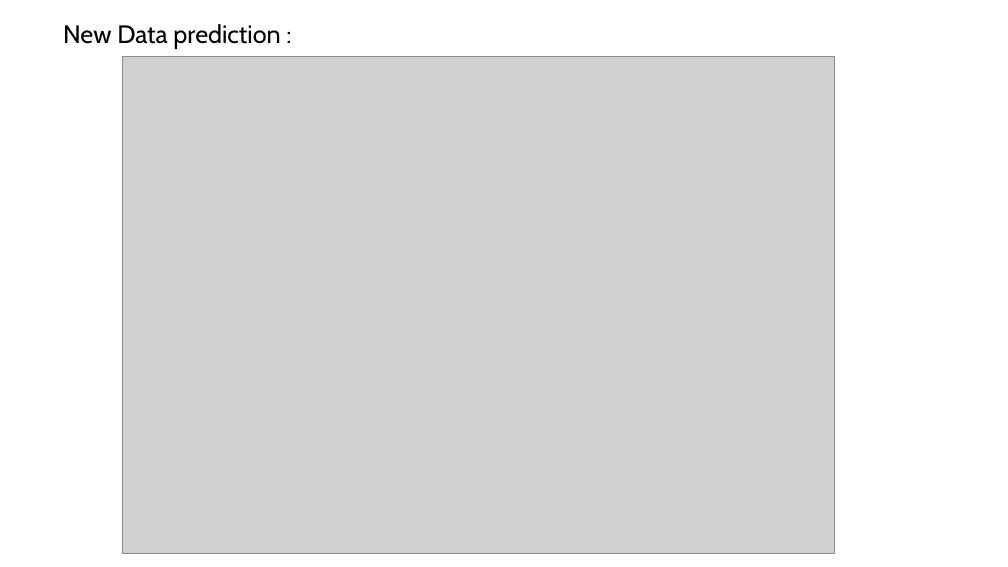
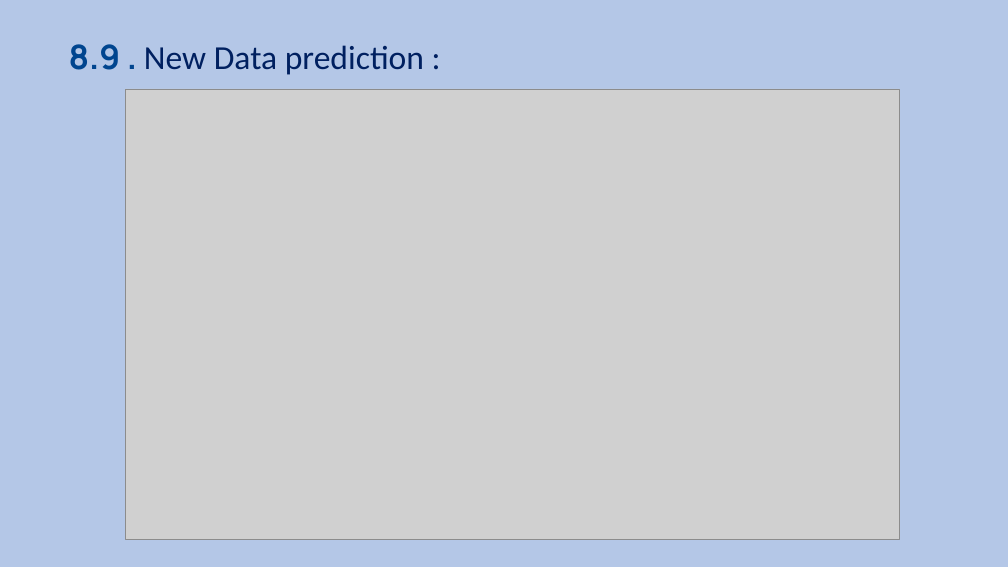
Before and after one commit to mathavan55/Early-Warning-System-for-Academic-Depression, a slide deck: slide 13 of Early Warning System for Academic Depression.pptx (slide 11 before the commit). Drawn at 1008x567 pixels with LibreOffice and Linux fonts; fonts in the diff are those of the drawing; grey boxes stand for pictures. Boxes give left, top, right and bottom in pixels: in the first picture for what was removed or moved away, otherwise in the second. Text is boxed around its words. In the diff, an @@ line names an element or a change of style, - is before the commit and + after.

```diff
--- a/Early Warning System for Academic Depression.pptx
+++ b/Early Warning System for Academic Depression.pptx
@@ background #FFFFFF to #B4C7E7 @@
@@ text at <box>69,44,424,75</box>: text changed; size 24 to 32 pt; font Cabin to Calibri; text colour #000000 to #002060 @@
-New Data prediction :
+8.9 . New Data prediction :
@@ picture: place and size @@
-picture at <box>122,56,835,553</box>
+picture at <box>126,89,900,540</box>
```
Also in this commit, not shown: 9 other slides changed, 6 slides added, 4 slides removed.
